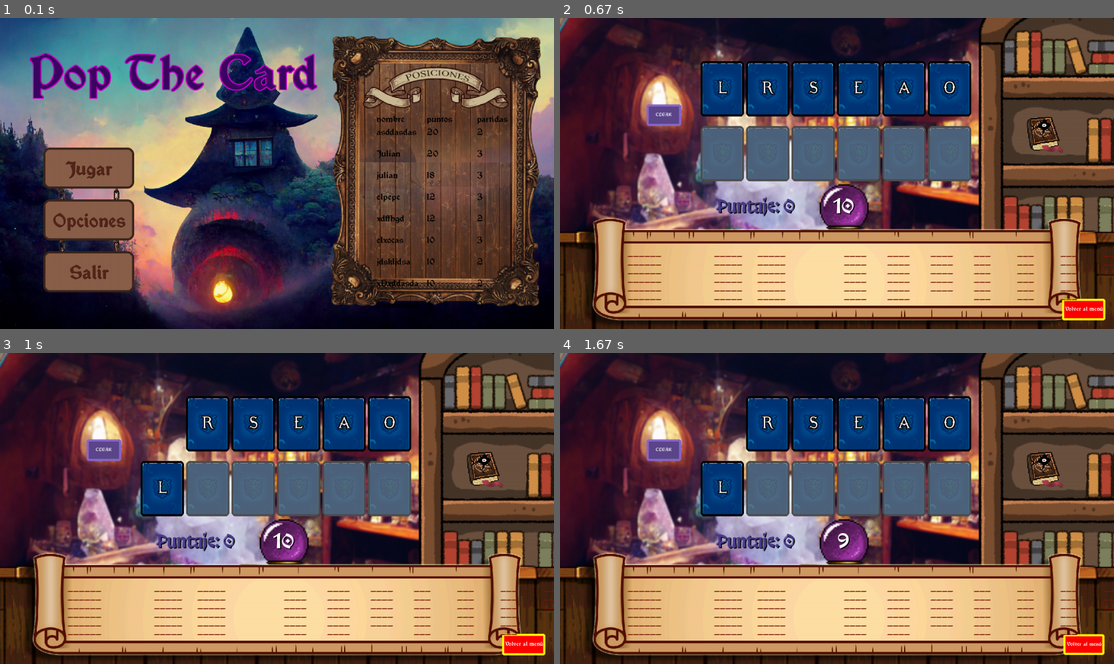
Above: before the commit, frames 1-4 (two rows, left to right).
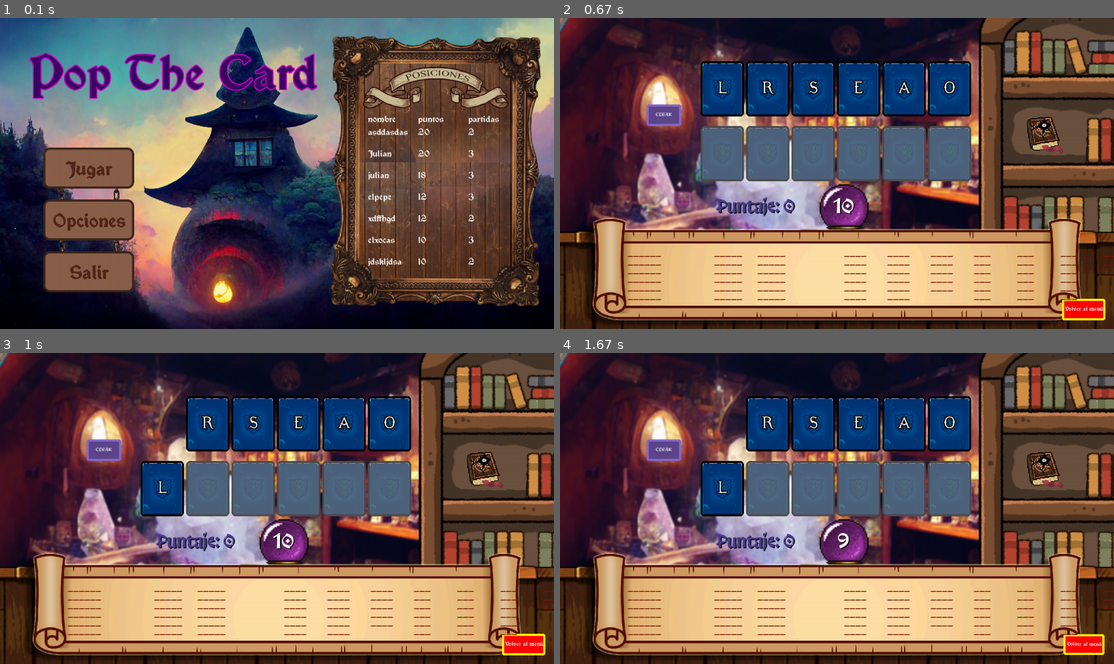
Above: after the commit, the same moments.

Repository: juliancz-a/SP_GRUPO_5_Pygame
Game: pygame game, started from code/class_game.py
The game is run twice, just before and just after one commit, with the same random seed, the same clock (stepped at 60 frames per second) and the same inputs.
Inputs (mouse positions are in pixels of both pictures, inside the frame that each line leads up to):
- Up to frame 1 (0.1 s): no input
- Up to frame 2 (0.67 s): click "Jugar" at 0.38 s
- Up to frame 3 (1 s): press the mouse at (520, 645) at 0.7 s; move the mouse to (332, 545) at 0.8 s; release the mouse at (144, 446) at 0.93 s
- Up to frame 4 (1.67 s): press the mouse at (1080, 645) at 1.53 s; move the mouse to (936, 527) at 1.63 s

The runs differ from the first frame. In frame 1, 1.5% of the frame differs, in the area x 66-92%, y 31-94%; in frame 2, nothing differs; in frame 3, nothing differs; in frame 4, nothing differs.

Commit message:
ayuda 26/6

Diff:
--- a/code/class_finish_match.py
+++ b/code/class_finish_match.py
@@ -44,10 +44,10 @@
             self.surface.blit(self.background, (0,0))
             self.score_text.draw_text(self.surface, f"Tu puntaje total es: {self.score}", "white", FUENTE_1, center=True, font_size=50, border=True, border_thickness=3)
             self.continue_button.draw_box(self.surface)
-            self.continue_button.draw_text(self.surface, "Continuar", "white", FUENTE_1, center=True, font_size=60)
+            self.continue_button.draw_text(self.surface, "Continuar", "white", FUENTE_1, center=True, font_size=60, border=True, border_thickness=2)
             if self.match > 1:
                 self.finish_button.draw_box(self.surface)
-                self.finish_button.draw_text(self.surface, "Definir puntaje", "white", FUENTE_1, center=True, font_size=20)
+                self.finish_button.draw_text(self.surface, "Definir puntaje", "white", FUENTE_1, center=True, font_size=40, border=True, border_thickness=2)
 
             pygame.display.update()
 
--- a/code/class_scoreboard.py
+++ b/code/class_scoreboard.py
@@ -66,7 +66,8 @@
             self.surface.fill("red")
             self.surface.blit(self.background, (0,0))
 
-            self.score_text.draw_text(self.surface, f"Tu puntaje final es: {self.score}", "white", FUENTE_1, center=True, font_size=45,border=True, border_thickness=1)
+            self.score_text.draw_text(self.surface, f"Tu puntaje final es de {self.score} puntos",
+                                    "white", FUENTE_1, center=True, font_size=45,border=True, border_thickness=1)
             self.input_box.draw_box(self.surface, border_radius= 25)
             self.title.draw_text(self.surface, f"Registra tu nombre", "white", FUENTE_1, center=True, font_size=60, border=True, border_thickness=1)
             if len(text) > 3:
@@ -74,7 +75,7 @@
                 self.submit_button.draw_text(self.surface, "Listo", "grey90", FUENTE_1, font_size=40, center=True)
 
             if len(text) == 0:
-                self.text.draw_text(self.surface, "Nombre:", "gray59", FUENTE_1, font_size=60)
+                self.text.draw_text(self.surface, " Nombre:", "gray59", FUENTE_1, font_size=60)
             else:
                 self.text.draw_text(self.surface, text, "black", FUENTE_1, font_size=60)
 
--- a/code/data/config/palabras.json
+++ b/code/data/config/palabras.json
@@ -49,7 +49,7 @@
         "rapto", "tropa", "pote", "peor", "taper", "parte",
         "arte", "aro", "por", "rato", "opera", "opta",
         "poeta", "ropa", "ore", "pera", "pero", "torpe",
-        "parto", "optar", "arpeo", "reo", "pare", "epa", "ero",
+        "parto", "optar", "arpeo", "reo", "paro", "epa", "ero",
         "roe", "ate", "top", "apto", "opte", "rape", "rapo",
         "tape", "tapo", "ateo", "otra", "arte", "potra",
         "topa", "rota", "reto", "rea", "reta", "tero", "trae"
--- a/code/draw_scoreboard.py
+++ b/code/draw_scoreboard.py
@@ -5,22 +5,24 @@
     def __init__(self, font, surface, player_list:list[dict]) -> None:
         self.surface = surface
         self.player_list = player_list
-        self.draw_pos = (870,200)
+        self.draw_pos = (850,200)
 
         self.font = pygame.font.Font(font, 20)
 
     def draw (self):
         y = self.draw_pos[1]
 
-        header_pos = Scoreboard_2.draw_header(self.surface, ["nombre", "puntos", "partidas"], self.font,(870, 220))
+        header_pos = Scoreboard_2.draw_header(self.surface, ["nombre", "puntos", "partidas"], self.font,(850, 220))
 
-        for player in self.player_list:
+        for i in range(len(self.player_list)):
             y += 50
-            for header in header_pos:
+            if i < 7:
 
-                for key,value in header.items():
-                    header_data = self.font.render(str(player[key]), True, "black")
-                    self.surface.blit(header_data, (value, y))
+                for header in header_pos:
+
+                    for key,value in header.items():
+                        header_data = self.font.render(str(self.player_list[i][key]), True, "white")
+                        self.surface.blit(header_data, (value, y))
 
             # player_name = self.font.render(player["nombre"], True, "black")
             # player_points = self.font.render(str(player["puntos"]), True, "black")
@@ -39,7 +41,7 @@
         header_pos = []
 
         for header in header_elements:
-            header_text = font.render(header, True, "black")
+            header_text = font.render(header, True, "white")
             surface.blit(header_text, (x,y))
 
             header_pos.append({header: x})
--- a/code/test.py
+++ b/code/test.py
@@ -241,53 +241,53 @@
 # GitHub - PyGameExamplesAndAnswers - vBlending and transparency - Blending
 # https://github.com/Rabbid76/PyGameExamplesAndAnswers/blob/master/documentation/pygame/pygame_blending_and_transaprency.md
 
-import pygame
-
-pygame.init()
-clock = pygame.time.Clock()
-screen = pygame.display.set_mode((600, 600), 0, 32)
-
-def transparentSurface(size):
-    surface = pygame.Surface(screen.get_size()).convert_alpha()
-    surface.fill((0, 0, 0, 0))
-    return surface
-
-alpha, increase = 0, 1
-run = True
-while run:
-    clock.tick(60)
-    for event in pygame.event.get():
-        if event.type == pygame.QUIT:
-            run = False
-
-    screen.fill(pygame.Color(247, 25, 0,255))
-
-    alpha_surface1 = transparentSurface(screen.get_size())
-    pygame.draw.rect(alpha_surface1, (247, 137, 0, 255), (120, 120, 480, 480))
-
-    alpha_surface2 =  transparentSurface(screen.get_size())
-    pygame.draw.rect(alpha_surface2, (220, 247, 0, alpha), (240, 240, 360, 360))
-
-    alpha_surface3 =  transparentSurface(screen.get_size())
-    pygame.draw.rect(alpha_surface3, (0, 247, 4), (360, 360, 240, 240) )
-
-    alpha_surface4 =  transparentSurface(screen.get_size())
-    pygame.draw.rect(alpha_surface4, (0, 78, 247, alpha), (480, 480, 120, 120) )
-
-    screen.blit(alpha_surface1, (0,0))
-    screen.blit(alpha_surface2, (0,0))
-    screen.blit(alpha_surface3, (0,0))
-    screen.blit(alpha_surface4, (0,0))
-
-    pygame.display.flip()
-
-    alpha += increase
-    if alpha < 0 or alpha > 255:
-        increase *= -1
-        alpha = max(0, min(255, alpha))
-
-pygame.quit()
-exit()
+# import pygame
+
+# pygame.init()
+# clock = pygame.time.Clock()
+# screen = pygame.display.set_mode((600, 600), 0, 32)
+
+# def transparentSurface(size):
+#     surface = pygame.Surface(screen.get_size()).convert_alpha()
+#     surface.fill((0, 0, 0, 0))
+#     return surface
+
+# alpha, increase = 0, 1
+# run = True
+# while run:
+#     clock.tick(60)
+#     for event in pygame.event.get():
+#         if event.type == pygame.QUIT:
+#             run = False
+
+#     screen.fill(pygame.Color(247, 25, 0,255))
+
+#     alpha_surface1 = transparentSurface(screen.get_size())
+#     pygame.draw.rect(alpha_surface1, (247, 137, 0, 255), (120, 120, 480, 480))
+
+#     alpha_surface2 =  transparentSurface(screen.get_size())
+#     pygame.draw.rect(alpha_surface2, (220, 247, 0, alpha), (240, 240, 360, 360))
+
+#     alpha_surface3 =  transparentSurface(screen.get_size())
+#     pygame.draw.rect(alpha_surface3, (0, 247, 4), (360, 360, 240, 240) )
+
+#     alpha_surface4 =  transparentSurface(screen.get_size())
+#     pygame.draw.rect(alpha_surface4, (0, 78, 247, alpha), (480, 480, 120, 120) )
+
+#     screen.blit(alpha_surface1, (0,0))
+#     screen.blit(alpha_surface2, (0,0))
+#     screen.blit(alpha_surface3, (0,0))
+#     screen.blit(alpha_surface4, (0,0))
+
+#     pygame.display.flip()
+
+#     alpha += increase
+#     if alpha < 0 or alpha > 255:
+#         increase *= -1
+#         alpha = max(0, min(255, alpha))
+
+# pygame.quit()
+# exit()
 
 # import pygame
 # import time
@@ -355,3 +355,48 @@
 #     clock.tick(60)
 
 # pygame.quit()
+
+import pygame
+
+# Inicializar Pygame
+pygame.init()
+
+# Configuración de la pantalla
+screen_width = 800
+screen_height = 600
+screen = pygame.display.set_mode((screen_width, screen_height))
+pygame.display.set_caption("Botones y Colisiones")
+
+# Colores
+WHITE = (255, 255, 255)
+BLUE = (0, 0, 255)
+RED = (255, 0, 0)
+
+# Definir botones como rectángulos
+button1 = pygame.Rect(100, 100, 150, 50)
+button2 = pygame.Rect(300, 300, 150, 50)
+
+# Bucle principal del juego
+running = True
+while running:
+    for event in pygame.event.get():
+        if event.type == pygame.QUIT:
+            running = False
+        elif event.type == pygame.MOUSEBUTTONDOWN:
+            if button1.collidepoint(event.pos):
+                print("Botón 1 presionado")
+            if button2.collidepoint(event.pos):
+                print("Botón 2 presionado")
+
+    # Rellenar la pantalla con un color de fondo
+    screen.fill(WHITE)
+
+    # Dibujar los botones
+    pygame.draw.rect(screen, BLUE, button1)
+    pygame.draw.rect(screen, RED, button2)
+
+    # Actualizar la pantalla
+    pygame.display.flip()
+
+# Salir de Pygame
+pygame.quit()
